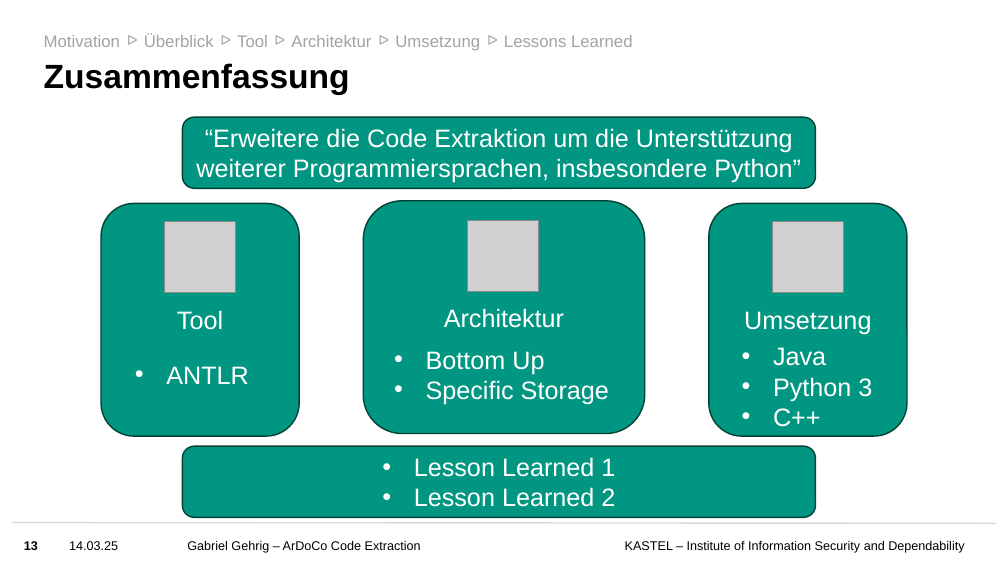
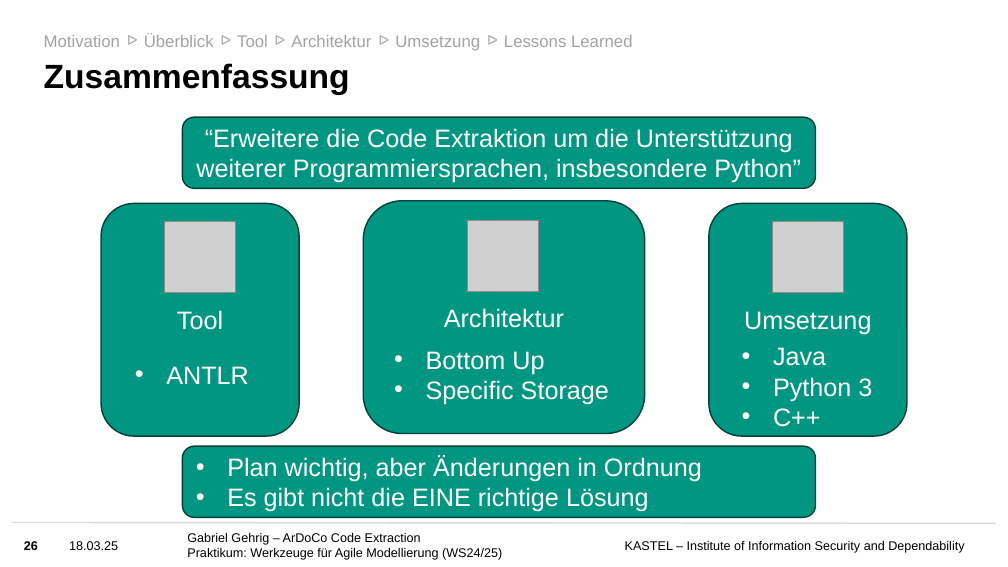
Before and after one commit to ardoco/ardoco, a slide deck: slide 26 of doc/Folien Praktikum ArDoCo.pptx (slide 13 before the commit). Drawn at 1008x567 pixels with LibreOffice and Linux fonts; fonts in the diff are those of the drawing; grey boxes stand for pictures; background and template pictures are left out. Boxes give left, top, right and bottom in pixels: in the first picture for what was removed or moved away, otherwise in the second. Text is boxed around its words. In the diff, an @@ line names an element or a change of style, - is before the commit and + after.

```diff
--- a/doc/Folien Praktikum ArDoCo.pptx
+++ b/doc/Folien Praktikum ArDoCo.pptx
@@ text in rounded rectangle at (227,456,702,512): text changed @@
-• Lesson Learned 1
-• Lesson Learned 2
+• Plan wichtig, aber Änderungen in Ordnung
+• Es gibt nicht die EINE richtige Lösung
@@ page number at (24,541,38,550): text changed @@
-13
+26
@@ text at (69,541,118,550): text changed @@
-14.03.25
+18.03.25
@@ text at (187,548,502,560): paragraph added @@
+Praktikum: Werkzeuge für Agile Modellierung (WS24/25)
```
Also in this commit, not shown: 11 other slides changed, 13 slides added, 11 other files.
